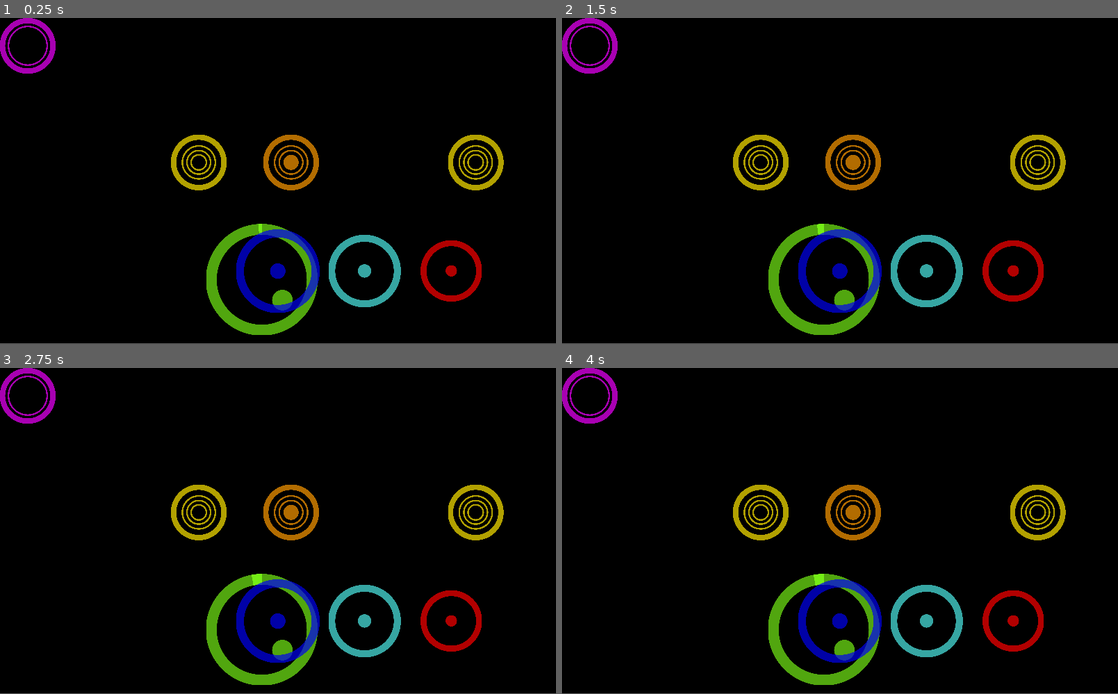
Above: before the commit, frames 1-4 (two rows, left to right).
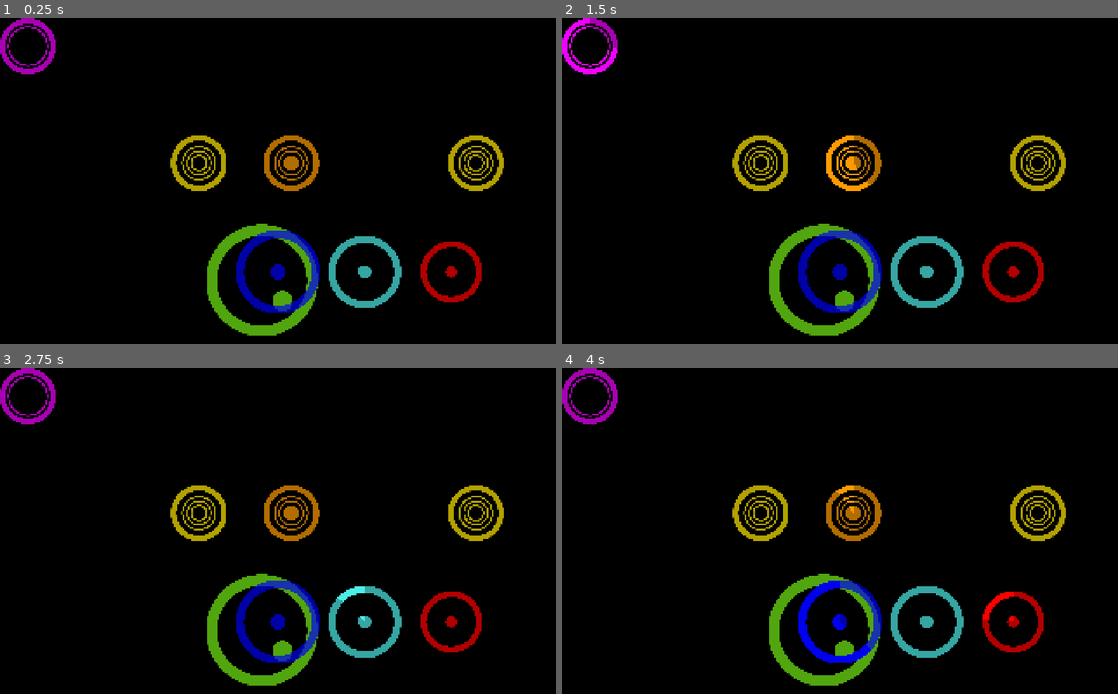
Above: after the commit, the same moments.

Repository: ccmorataya/gd_drum_machine
Game: Godot game, scene res://scenes/root.tscn
Two runs of this game, one before a commit and one after it. Both use one fixed random seed, a clock stepped at 60 frames per second and the inputs below. The project has no main scene, so this scene is started directly.
Inputs:
- Up to frame 1 (0.25 s): no input
- Up to frame 2 (1.5 s): tap Enter at 0.5 s; hold W 0.53-1.28 s; tap Space (bass) at 0.6 s; tap K (snare) at 0.8, 1.35 s; hold S from 1.28 s (still down)
- Up to frame 3 (2.75 s): tap A (splash) at 1.55, 2.1 s; release S at 2.03 s; hold W from 2.03 s (still down); tap F (tom_hi) at 2.3 s
- Up to frame 4 (4 s): tap F (tom_hi) at 2.85 s; tap J (tom_lo) at 3.05, 3.6 s; release W at 3.53 s; hold S from 3.53 s (still down); tap D (tom_mid) at 3.8 s
In our replay, the window is 800x468 before the commit and 800x469 after it. These sizes can differ from the game's own. Grey fills any space a smaller window leaves; there, only what the larger window draws over its background counts as a difference.

The runs differ from the first frame. In frame 1, 1.9% of the frame differs, in the area x 0-91%, y 0-98%; in frame 2, 2.6%; in frame 3, 2.0%; in frame 4, 2.8%.
Error before the commit: Invalid get index 'modulate' (on base: 'null instance'). (res://scripts/root.gd:96)

Commit message:
Fix animation for each instrument

Diff:
--- a/scripts/root.gd
+++ b/scripts/root.gd
@@ -21,103 +21,113 @@
 var heavy_kick = load("res://sounds/drum_heavy_kick.wav")
 var roll = load("res://sounds/drum_roll.wav")
 
-var timer = 0.0
-
-var old_value = 0.0
-var new_value = 0.0
+onready var instrument_dict = {
+	"bass": [
+		bass_hard,
+		bass_soft,
+		$tp_drum_bass
+	],
+	"cymbal_hs": [
+		cymbal_hard,
+		cymbal_soft,
+		$tp_cymbal_hs
+	],
+	"cymbal_oc": [
+		cymbal_open,
+		cymbal_closed,
+		$tp_cymbal_oc
+	],
+	"snare": [
+		snare_hard,
+		snare_soft,
+		$tp_snare
+	],
+	"splash": [
+		splash_hard,
+		splash_soft,
+		$tp_splash
+	],
+	"tom_hi": [
+		tom_hi_hard,
+		tom_hi_soft,
+		$tp_tom_hi
+	],
+	"tom_mid": [
+		tom_mid_hard,
+		tom_mid_soft,
+		$tp_tom_mid
+	],
+	"tom_lo": [
+		tom_lo_hard,
+		tom_lo_soft,
+		$tp_tom_lo
+	]
+}
 
 func _ready():
-	print(get_viewport().size.x)
-	print(get_viewport().size.y)
-	$tp_drum_bass.value = bass_hard.get_length()
+	OS.set_window_size(Vector2(320,240))
 
 func _input(event):
 	var music = AudioStreamPlayer.new()
 	add_child(music)
 	if event is InputEventKey and event.pressed:
 		if event.scancode == KEY_SPACE:
-			$spr_drum_bass.modulate.a = 1
 			if event.shift:
-				set_instrument(bass_hard, music)
+				set_instrument(instrument_dict["bass"], true, music)
 			else:
-				set_instrument(bass_soft, music)
+				set_instrument(instrument_dict["bass"], false, music)
 		if event.scancode == KEY_A:
-			$spr_cymbal_ho.modulate.a = 1
 			if event.shift:
-				set_instrument(cymbal_hard, music)
+				set_instrument(instrument_dict["cymbal_hs"], true, music)
 			else:
-				set_instrument(cymbal_soft, music)
+				set_instrument(instrument_dict["cymbal_hs"], false, music)
 		if event.scancode == KEY_L:
-			$spr_cymbal_oc.modulate.a = 1
 			if event.shift:
-				set_instrument(cymbal_open, music)
+				set_instrument(instrument_dict["cymbal_oc"], true, music)
 			else:
-				set_instrument(cymbal_closed, music)
+				set_instrument(instrument_dict["cymbal_oc"], false, music)
 		if event.scancode == KEY_K:
-			$spr_snare.modulate.a = 1
 			if event.shift:
-				set_instrument(snare_hard, music)
+				set_instrument(instrument_dict["snare"], true, music)
 			else:
-				set_instrument(snare_soft, music)
+				set_instrument(instrument_dict["snare"], false, music)
 		if event.scancode == KEY_S:
-			$spr_splash.modulate.a = 1
 			if event.shift:
-				set_instrument(splash_hard, music)
+				set_instrument(instrument_dict["splash"], true, music)
 			else:
-				set_instrument(splash_soft, music)
+				set_instrument(instrument_dict["splash"], false, music)
 		if event.scancode == KEY_D:
-			$spr_tom_hi.modulate.a = 1
 			if event.shift:
-				set_instrument(tom_hi_hard, music)
+				set_instrument(instrument_dict["tom_hi"], true, music)
 			else:
-				set_instrument(tom_hi_soft, music)
+				set_instrument(instrument_dict["tom_hi"], false, music)
 		if event.scancode == KEY_J:
-			$spr_tom_lo.modulate.a = 1
 			if event.shift:
-				set_instrument(tom_lo_hard, music)
+				set_instrument(instrument_dict["tom_lo"], true, music)
 			else:
-				set_instrument(tom_lo_soft, music)
+				set_instrument(instrument_dict["tom_lo"], false, music)
 		if event.scancode == KEY_F:
-			$spr_tom_mid.modulate.a = 1
 			if event.shift:
-				set_instrument(tom_mid_hard, music)
+				set_instrument(instrument_dict["tom_mid"], true, music)
 			else:
-				set_instrument(tom_mid_soft, music)
-		if event.scancode == KEY_W:
-			set_instrument(cowbell, music)
-		if event.scancode == KEY_E:
-			set_instrument(cymbal_pedal, music)
-		if event.scancode == KEY_I:
-			set_instrument(heavy_kick, music)
-		if event.scancode == KEY_O:
-			set_instrument(roll, music)
+				set_instrument(instrument_dict["tom_mid"], false, music)
+		# if event.scancode == KEY_W:
+		# 	set_instrument(cowbell, music)
+		# if event.scancode == KEY_E:
+		# 	set_instrument(cymbal_pedal, music)
+		# if event.scancode == KEY_I:
+		# 	set_instrument(heavy_kick, music)
+		# if event.scancode == KEY_O:
+		# 	set_instrument(roll, music)
 		music.play()
-	else:
-		$spr_drum_bass.modulate.a = 0.7
-		$spr_tom_hi.modulate.a = 0.7
-		$spr_tom_mid.modulate.a = 0.7
-		$spr_tom_lo.modulate.a = 0.7
-		$spr_cymbal_ho.modulate.a = 0.7
-		$spr_cymbal_oc.modulate.a = 0.7
-		$spr_snare.modulate.a = 0.7
-		$spr_splash.modulate.a = 0.7
 
-func set_instrument(instrument, audio_stream_player):
-	audio_stream_player.set_stream(instrument)
-	print($tp_drum_bass.value)
-	$tp_drum_bass.value += 1
-	print($tp_drum_bass.value)
-	# print(instrument.get_length())
+func set_instrument(instrument_array, isHard, audio_stream_player):
+	audio_stream_player.set_stream(instrument_array[0] if isHard else instrument_array[1])
+	instrument_array[2].max_value = (instrument_array[0].get_length() if isHard else instrument_array[1].get_length() * 100) - 20
+	instrument_array[2].max_value = instrument_array[2].max_value + 20 if instrument_array[2].max_value <= 0 else instrument_array[2].max_value
+	instrument_array[2].value = instrument_array[2].max_value
 
 func _process(delta):
-	pass
-	# timer += delta
-	# if timer >= 1.0:
-	# 	timer = 0.0
-	# 	old_value = $tp_drum_bass.get_value()
-	# 	new_value = old_value - 1
-	# 	$tp_drum_bass.set_value($tp_drum_bass.get_value() - 1)
-	# 	# label_node.set_text(str(new_value))
-	# 	if (new_value) == 0:
-	# 		print("Timer finished")
-	# 		# set_process(false)
+	for instrument in instrument_dict.values():
+		if instrument[2].value > 0:
+			instrument[2].value -= 1
